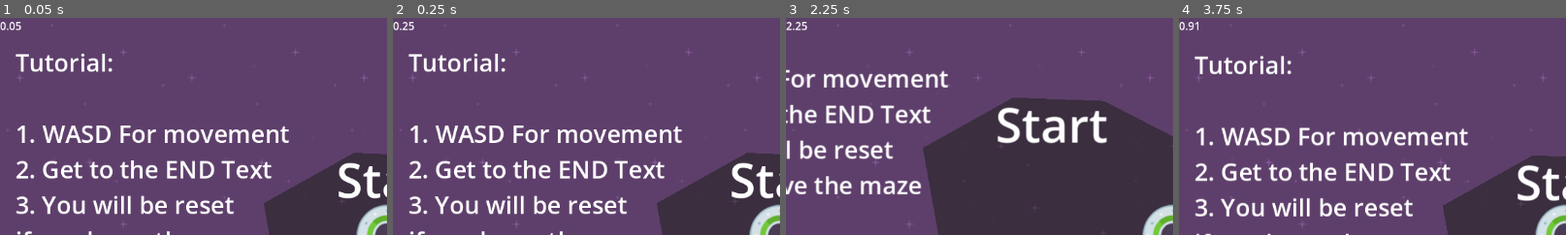
Above: before the commit, frames 1-4 (left to right).
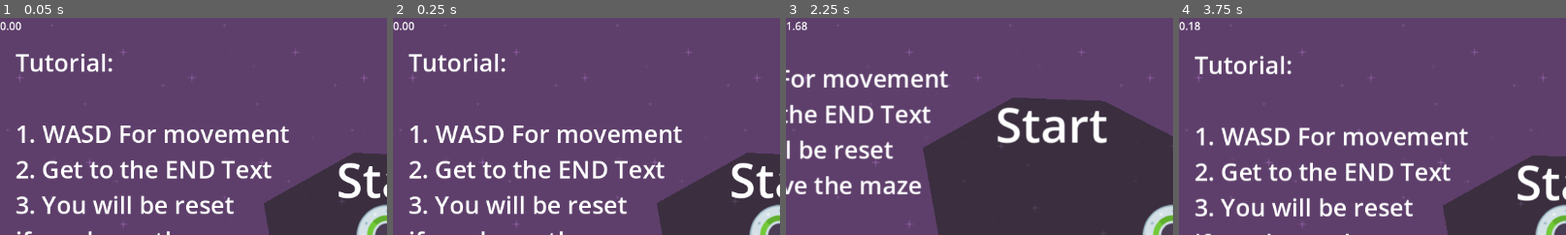
Above: after the commit, the same moments.

Repository: Squawkykaka/SpeedySaucer
Game: Godot game, scene res://scenes/level_1.tscn
The game is run twice, just before and just after one commit, with the same random seed, the same clock (stepped at 60 frames per second) and the same inputs.
Inputs:
- Up to frame 1 (0.05 s): no input
- Up to frame 2 (0.25 s): no input
- Up to frame 3 (2.25 s): tap Enter at 0.5 s; hold D (move_right) 0.53-1.28 s; hold S (move_down) 1.28-2.03 s; hold D (move_right) from 2.03 s (still down)
- Up to frame 4 (3.75 s): release D (move_right) at 2.75 s; click "Restart" at 2.75 s; tap Space at 3.5 s; hold W (move_up) from 3.53 s (still down)
The pictures show only the part of the screen within x 0-50%, y 0-50%; the shares and areas given below are measured in that part.

The runs differ from the first frame. In frame 1, less than 0.1% of the frame differs, in the area x 4-6%, y 1-6%; in frame 2, less than 0.1%; in frame 3, 0.1%, in the area x 0-6%, y 1-6%; in frame 4, less than 0.1%.

Commit message:
The timer starts after you press the first key

Diff:
--- a/scenes/level_1.tscn
+++ b/scenes/level_1.tscn
@@ -100,5 +100,6 @@
 visible = false
 
 [connection signal="body_entered" from="Graphics/EndArea" to="." method="_on_end_area_body_entered"]
+[connection signal="move_button_pressed" from="Player" to="." method="_on_player_move_button_pressed"]
 [connection signal="body_exited" from="Maze" to="." method="_on_maze_body_exited"]
 [connection signal="reset_button_pressed" from="end_screen" to="." method="_on_end_screen_reset_button_pressed"]
--- a/scripts/level.gd
+++ b/scripts/level.gd
@@ -4,7 +4,7 @@
 var time_elapsed := 0.0
 
 # whether the timer is stopped or not.
-var is_stopped := false
+var is_stopped := true
 
 # Allows quick access to nodes
 @onready var timer = $Graphics/HUD/Timer
@@ -14,11 +14,13 @@
 
 # runs every frame.
 func _process(delta: float) -> void:
+	# set timer text
+	timer.text = str(time_elapsed).pad_decimals(2)
 	# unless its stopped add the elapsed time since last frame.
 	if !is_stopped:
 		time_elapsed += delta
-		# set that value to the timer text prroperty
-		timer.text = str(time_elapsed).pad_decimals(2)
+
+
 
 func stop() -> void:
 	# makes the timer invisiible.
@@ -55,3 +57,8 @@
 
 func _on_end_screen_reset_button_pressed():
 	get_tree().reload_current_scene()
+
+
+# When the first movement key is pressed, start the timer.
+func _on_player_move_button_pressed():
+	is_stopped = false
--- a/scripts/player.gd
+++ b/scripts/player.gd
@@ -5,6 +5,9 @@
 # the move speed
 var speed : int = 200
 var movement_allowed = true
+
+# Checks when the move button is pressed
+signal move_button_pressed
 
 # runs every physics frame
 func _physics_process(_delta):
@@ -15,12 +18,16 @@
 	# checks if move_up,down,left,right is pressed and applies force in that direction.
 	if Input.is_action_pressed("move_up"):
 		apply_force(Vector2(0,-speed))
+		move_button_pressed.emit()
 	if Input.is_action_pressed("move_down"):
 		apply_force(Vector2(0, speed))
+		move_button_pressed.emit()
 	if Input.is_action_pressed("move_left"):
 		apply_force(Vector2(-speed,0))
+		move_button_pressed.emit()
 	if Input.is_action_pressed("move_right"):
 		apply_force(Vector2(speed,0))
+		move_button_pressed.emit()
 
 # Allow or disallow movement.
 func set_movement(move_allowed : bool):
